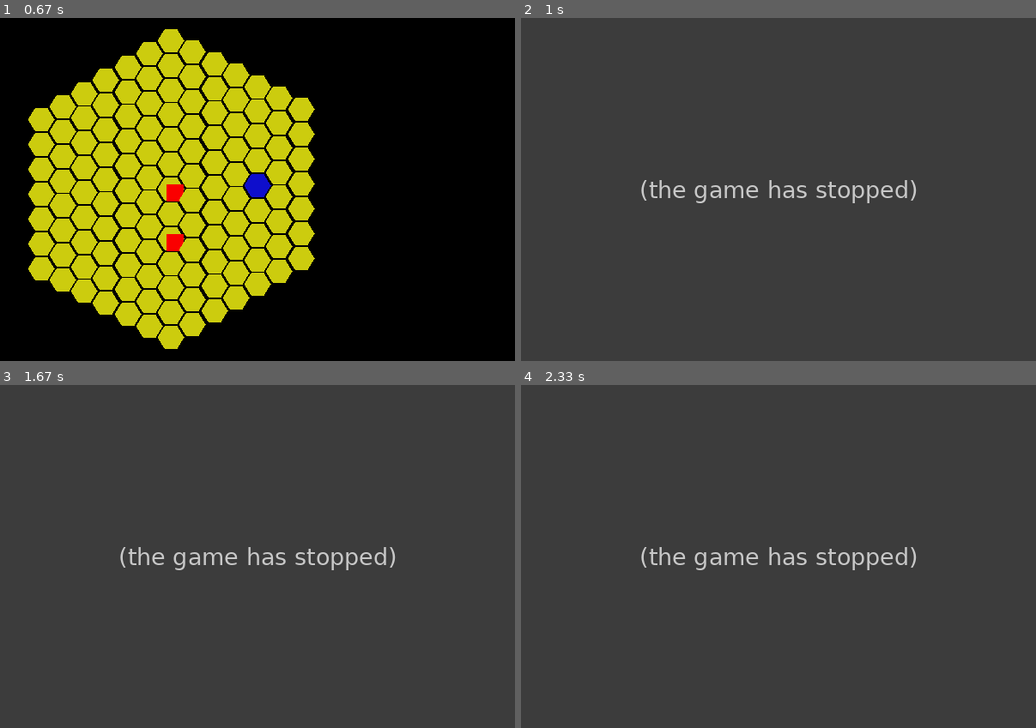
Above: before the commit, frames 1-4 (two rows, left to right).
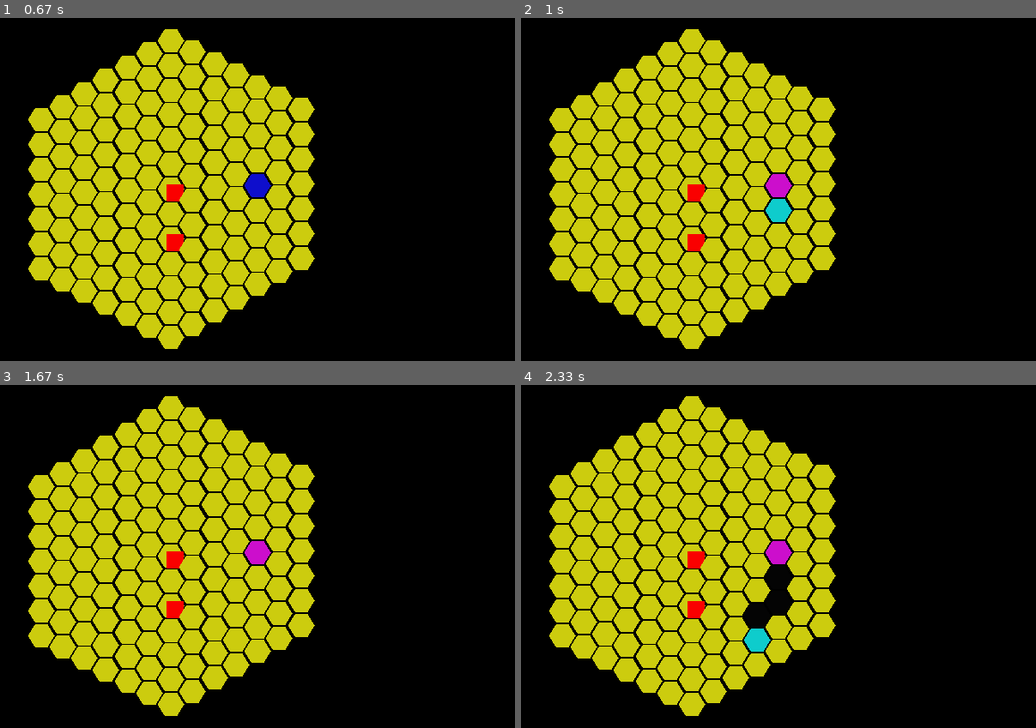
Above: after the commit, the same moments.

Repository: asmialek/umg_squad_creator
Game: pygame game, started from umg_game/hexmap.py
Two runs of this game, one before a commit and one after it. Both use one fixed random seed, a clock stepped at 60 frames per second and the inputs below.
Inputs (mouse positions are in pixels of both pictures, inside the frame that each line leads up to):
- Up to frame 1 (0.67 s): click (257, 189) at 0.38 s
- Up to frame 2 (1 s): click (778, 210) at 0.72 s
- Up to frame 3 (1.67 s): click (97, 505) at 1.05 s; click (442, 676) at 1.38 s
- Up to frame 4 (2.33 s): click (654, 487) at 1.72 s; click (752, 645) at 2.05 s

Frame 1 is identical in both runs. In frame 2, 100% of the frame differs, in the area x 0-100%, y 0-100%; in frame 3, 100%; in frame 4, 100%.
Error before the commit: AttributeError: 'NoneType' object has no attribute 'move' (hexmap.py line 165); the game stopped at 0.72 s (later frames are placeholders)

Commit message:
Wow much work

Diff:
--- /dev/null
+++ b/__init__.py
@@ -0,0 +1 @@
+# all = ['umg_shared', 'tests', 'umg_game', 'umg_factory']
--- /dev/null
+++ b/tests/import_test.py
@@ -0,0 +1,3 @@
+from umg_squad_creator.umg_shared.item_classes import Frame
+
+Frame()
--- /dev/null
+++ b/umg_battle.py
@@ -0,0 +1,100 @@
+import pathlib
+from umg_game import load_mechs
+from umg_shared import umg_logging
+
+
+squad_path = pathlib.Path('./squads/alpha_squad.sqd')
+logger = umg_logging.Logger(printer=True)
+log = logger.log
+
+
+# TODO: Deplete energy function
+# TODO: Receive damage function
+# TODO: Check distance?
+
+
+def generate_energy(mech):
+    mech.energy += mech.EG
+
+
+def attack(attacker, target, slot_id):
+    # print(attacker)
+    # print(target)
+    if slot_id >= len(list(attacker.slots.keys())):
+        log('Wrong slot id!')
+        return False
+
+    slot_name = list(attacker.slots.keys())[slot_id]
+    weapon = attacker.slots[slot_name]
+    if weapon == None:
+        log('Slot empty!')
+        return False
+    elif weapon.module_type != 'Weapon':
+        log('Not a weapon!')
+        return False
+
+    # Energy depletion step
+    energy_cost = weapon.EC
+    if isinstance(energy_cost, int):
+        if attacker.energy >= energy_cost:
+            attacker.energy -= energy_cost
+            # return True
+        else:
+            log('Not enough energy!')
+            return False
+    elif energy_cost == '-':
+        # return True
+        pass
+    elif energy_cost == 'X':
+        log('Function not yet implemented!')
+        return False
+
+    # Damege step
+    damage = weapon.DM
+    if isinstance(damage, int):
+        target.current_hp -= damage
+        # return True
+    elif damage == '-':
+        # return True
+        pass
+    elif damage == 'X':
+        log('Function not yet implemented!')
+        return False
+    else:
+        log(f'Unknown damage value: {damage}')
+
+    log(f'{attacker.name} is attacking {target.name} with {weapon.name}! Cost: {energy_cost}, damage: {damage}.')
+
+    if target.current_hp <= 0:
+        log(f'{target.name} destroyed!')
+
+
+    # EC = int(attacker.slots[slot_name].EC) if eval(EC_str)
+    # if attacker.energy >= attacker.slots[slot_name].EC:
+        # pass
+
+
+if __name__ == '__main__':
+    mech_list = load_mechs.load_mech_list(squad_path)
+
+    player = mech_list[0]
+    opponent = mech_list[1]
+    print('\n-!!------- GAME START -------!!-\n')
+    print(player)
+    print(opponent)
+
+    while(player.current_hp > 0 and opponent.current_hp > 0):
+        print('---------- NEW TURN ----------\n')
+        generate_energy(player)
+        chosen_id = input('Player1, choose your weapon: ')
+        print('')
+        attack(player, opponent, int(chosen_id))
+        print('')
+        print(player)
+        print(opponent)
+        chosen_id = input('Player2, choose your weapon: ')
+        print('')
+        attack(opponent, player, int(chosen_id))
+        print('')
+        print(player)
+        print(opponent)
--- a/umg_factory/blueprints_reader.py
+++ b/umg_factory/blueprints_reader.py
@@ -98,9 +98,9 @@
         pts = sheet.cell_value(i, 1)
         # pts = int(sheet.cell_value(i, 1))
         size = sheet.cell_value(i, 2)
-        if sheet.cell_value(i, 3) == '-':
-            EC = '-'
-        else:
+        try:
+            EC = int(sheet.cell_value(i, 3))
+        except ValueError:
             EC = sheet.cell_value(i, 3)
             # EC = int(sheet.cell_value(i, 3))
         special = 'Passive: ' + sheet.cell_value(i, 4)
--- a/umg_game.py
+++ b/umg_game.py
@@ -1,3 +1,4 @@
 from umg_game import hexmap, load_mechs
 
+# mech_list = load_mechs.load_mech_list()
 hexmap.run()
--- /dev/null
+++ b/umg_game/hex_geometry.py
@@ -0,0 +1,78 @@
+# import math
+
+
+class Axial:
+    def __init__(self, q, r):
+        self.q = q
+        self.r = r
+
+    def __repr__(self):
+        return f'({self.q}, {self.r})'
+
+
+class Cube:
+    def __init__(self, x, y, z):
+        self.x = x
+        self.y = y
+        self.z = z
+
+    def __repr__(self):
+        return f'({self.x}, {self.y}, {self.z})'
+
+
+def axial_to_cube(axial):
+    return Cube(axial.q, -axial.q-axial.r, axial.r)
+
+
+def cube_to_axial(cube):
+    return Axial(cube.x, cube.z)
+
+
+def cube_distance(a, b):
+    ax, ay, az = a.cube_id.x, a.cube_id.y, a.cube_id.z
+    bx, by, bz = b.cube_id.x, b.cube_id.y, b.cube_id.z
+    return (abs(ax-bx) + abs(ay-by) + abs(az-bz))/2
+
+
+# Linear interpolation for line drawing:
+def lerp(a, b, t):
+    return a+(b-a)*t
+
+
+def cube_lerp(a, b, t):
+    ax, ay, az = a.cube_id.x, a.cube_id.y, a.cube_id.z
+    bx, by, bz = b.cube_id.x, b.cube_id.y, b.cube_id.z
+    return Cube(lerp(ax, bx, t), lerp(ay, by, t), lerp(az, bz, t))
+
+
+def cube_round(cube):
+    rx = round(cube.x)
+    ry = round(cube.y)
+    rz = round(cube.z)
+
+    dx = abs(rx - cube.x)
+    dy = abs(ry - cube.y)
+    dz = abs(rz - cube.z)
+
+    if dx > dy and dx > dz:
+        rx = -ry-rz
+    elif dy > dz:
+        ry = -rx-rz
+    else:
+        rz = -rx-ry
+
+    return Cube(rx, ry, rz)
+
+
+def cube_linedraw(a, b):
+    N = int(cube_distance(a, b))
+    road = []
+    for i in range(0, N+1):
+        road.append(cube_round(cube_lerp(a, b, i/N)))
+    return road
+
+
+if __name__ == '__main__':
+    point = (-1, 3)
+    print(axial_to_cube(Axial(*point)))
+    print(cube_to_axial(axial_to_cube(Axial(*point))))
--- a/umg_game/hexmap.py
+++ b/umg_game/hexmap.py
@@ -1,5 +1,6 @@
 import math
 import pygame
+import hex_geometry
 
 
 hex_ids = 0
@@ -39,6 +40,7 @@
 
         self.chosen_hex = None
         self.hover = None
+        self.highlight = []
 
         self.size = 31
 
@@ -61,12 +63,30 @@
                     self.tiles[q+self.radius-1][r+self.radius-1] = self.hexmap[-1]
 
     def update(self):
+        # Color reset
         for hex_cell in self.hexmap:
             hex_cell.update(x_offset=self.x_offset, y_offset=self.y_offset)
+        # Linear approx pathfinding
+        if self.hover and self.chosen_hex:
+            distance = hex_geometry.cube_distance(self.chosen_hex, self.hover)
+            if distance > 0:
+                self.highlight = hex_geometry.cube_linedraw(self.chosen_hex, self.hover)
+                for cube_id in self.highlight:
+                    axial_id = hex_geometry.cube_to_axial(cube_id)
+                    # q = self.chosen_hex.hex_id.q + axial_id.q
+                    # r = self.chosen_hex.hex_id.r + axial_id.r
+
+                    print("Axial_id:", axial_id)
+                    # print(self.tiles[r])
+                    self.tiles[axial_id.q+self.radius-1][axial_id.r+self.radius-1].update((4,4,4),x_offset=self.x_offset, y_offset=self.y_offset)
+            print(f"Distance: {distance}")
+        # Cell selection
         if self.chosen_hex:
             self.chosen_hex.update((204,14,204),x_offset=self.x_offset, y_offset=self.y_offset)
+        # Hover highlight
         if self.hover:
             self.hover.update((14,204,204),x_offset=self.x_offset, y_offset=self.y_offset)
+        # Selected cell hover highlight
         if self.hover is self.chosen_hex and self.hover:
             self.chosen_hex.update((14,14,204),x_offset=self.x_offset, y_offset=self.y_offset)
 
@@ -79,7 +99,7 @@
                 (q_id-1, r_id), (q_id-1, r_id+1), \
                 (q_id+1, r_id), (q_id+1, r_id-1)
         print(q_id, r_id)
-        print(hexes)
+        # print(hexes)
         for item in hexes:
             try:
                 clicked_hex = self.tiles[item[0]+self.radius-1][item[1]+self.radius-1]
@@ -98,11 +118,14 @@
     def __init__(self, screen, x, y, size, hex_id):
         self.x = int(x)
         self.y = int(y)
+
         self.screen = screen
         self.size = size
         self.surf = pygame.Surface((size, size), pygame.SRCALPHA)
-        self.hex_id = hex_id
+        self.hex_id = hex_geometry.Axial(*hex_id)
+        self.cube_id = hex_geometry.axial_to_cube(self.hex_id)
         self.token = None
+
         a = self.size/2
         side = int(math.floor(a))
         diag = int(math.floor(SQRT3*a/2))
@@ -130,7 +153,7 @@
 
     width=600
     height=400
-    screen = pygame.display.set_mode((width, height ))
+    screen = pygame.display.set_mode((width, height))
 
     hexmap_object = HexMap(screen)
 
@@ -162,8 +185,9 @@
                         hexmap_object.chosen_hex = None
                     # If holding token, put it on an empty place
                     elif not clicked_hex.token and hexmap_object.chosen_hex:
-                        hexmap_object.chosen_hex.token.move(clicked_hex)
-                        hexmap_object.chosen_hex = None
+                        if hexmap_object.chosen_hex.token:
+                            hexmap_object.chosen_hex.token.move(clicked_hex)
+                            hexmap_object.chosen_hex = None
                     # If clicking on space with token, grab it
                     else:
                         hexmap_object.chosen_hex = clicked_hex
--- a/umg_game/load_mechs.py
+++ b/umg_game/load_mechs.py
@@ -1,11 +1,18 @@
 import PySimpleGUI as sg
 import pickle
 
-import umg_shared.item_classes
+# from ...umg_shared import item_classes
 
-file_name = sg.popup_get_file('Choose squad file:')
-if file_name:
-    with open(file_name, 'rb') as f:
-        loaded_vals = pickle.load(f)
-        squad_name = loaded_vals[0]
-        mech_list = loaded_vals[1]
+def load_mech_list(file_name=None):
+    if not file_name:
+        file_name = sg.popup_get_file('Choose squad file:')
+    if file_name:
+        with open(file_name, 'rb') as f:
+            loaded_vals = pickle.load(f)
+            squad_name = loaded_vals[0]
+            mech_list = loaded_vals[1]
+
+    return mech_list
+
+if __name__ == '__main__':
+    mech_list = load_mech_list()
--- a/umg_shared/item_classes.py
+++ b/umg_shared/item_classes.py
@@ -21,6 +21,53 @@
         self.module_type = module_type
 
 
+# TODO: Add player class and set if for Mech objects
+
+class Mech:
+    def __init__(self, frame, name):
+        self.player = None
+        self.frame = frame
+        self.frame_name = frame.name
+        self.name = name
+        self.pts = self.frame.pts
+        self.MV = self.frame.MV
+        self.AM = self.frame.AM
+        self.EG = self.frame.EG
+        self.energy = 0
+        self.current_hp = self.AM
+        self.special = self.frame.special
+        self.slots = self.frame.slots.copy()
+        self.image = 'mech.jpg'
+
+    def __repr__(self):
+        return str(f'Mech:\t {self.name}\n'
+                   f'Player:\t {str(self.player)}\n'
+                   f'AM:\t {self.AM}\n'
+                   f'EG:\t {self.EG}\n'
+                   f'Armor:\t {self.current_hp}\n'
+                   f'Energy:\t {self.energy}\n'
+                   f'')
+
+    def update_frame(self, frame):
+        self.frame = frame
+        self.pts = self.frame.pts
+        self.MV = self.frame.MV
+        self.AM = self.frame.AM
+        self.EG = self.frame.EG
+        self.special = self.frame.special
+        self.slots = self.frame.slots.copy()
+        self.frame_name = frame.name
+        self.current_hp = self.AM
+
+    def update_slot(self, slot_name, new_module):
+        if self.slots[slot_name]:
+            self.pts -= self.slots[slot_name].pts
+        self.slots[slot_name] = new_module
+        if new_module:
+            self.pts += self.slots[slot_name].pts
+        self.pts = int(self.pts)
+
+
 # class Weapon:
 #     def __init__(self, name, pts, size, DM, RG, EC, special):
 #         self.name = name
@@ -40,35 +87,3 @@
 #         self.type = type
 #         self.EC = EC
 #         self.special = special
-
-
-class Mech:
-    def __init__(self, frame, name):
-        self.frame = frame
-        self.frame_name = frame.name
-        self.name = name
-        self.pts = self.frame.pts
-        self.MV = self.frame.MV
-        self.AM = self.frame.AM
-        self.EG = self.frame.EG
-        self.special = self.frame.special
-        self.slots = self.frame.slots.copy()
-        self.image = 'mech.jpg'
-
-    def update_frame(self, frame):
-        self.frame = frame
-        self.pts = self.frame.pts
-        self.MV = self.frame.MV
-        self.AM = self.frame.AM
-        self.EG = self.frame.EG
-        self.special = self.frame.special
-        self.slots = self.frame.slots.copy()
-        self.frame_name = frame.name
-
-    def update_slot(self, slot_name, new_module):
-        if self.slots[slot_name]:
-            self.pts -= self.slots[slot_name].pts
-        self.slots[slot_name] = new_module
-        if new_module:
-            self.pts += self.slots[slot_name].pts
-        self.pts = int(self.pts)
--- /dev/null
+++ b/umg_shared/umg_logging.py
@@ -0,0 +1,7 @@
+class Logger:
+    def __init__(self, printer=True):
+        self.printer = printer
+
+    def log(self, msg):
+        if self.printer:
+            print(msg)
Empty file added: tests/__init__.py
Not shown, changed: squads/alpha_squad.sqd
